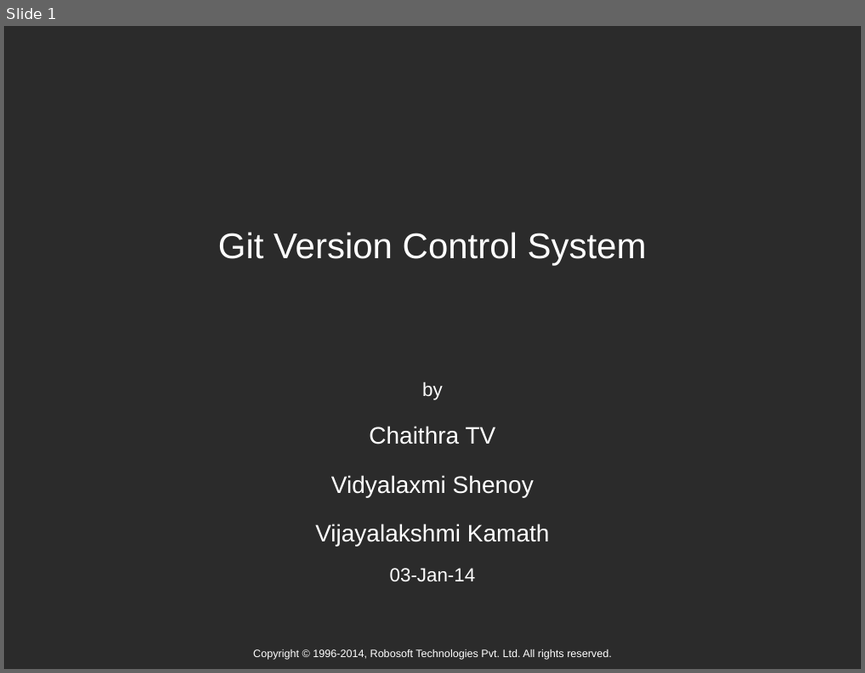
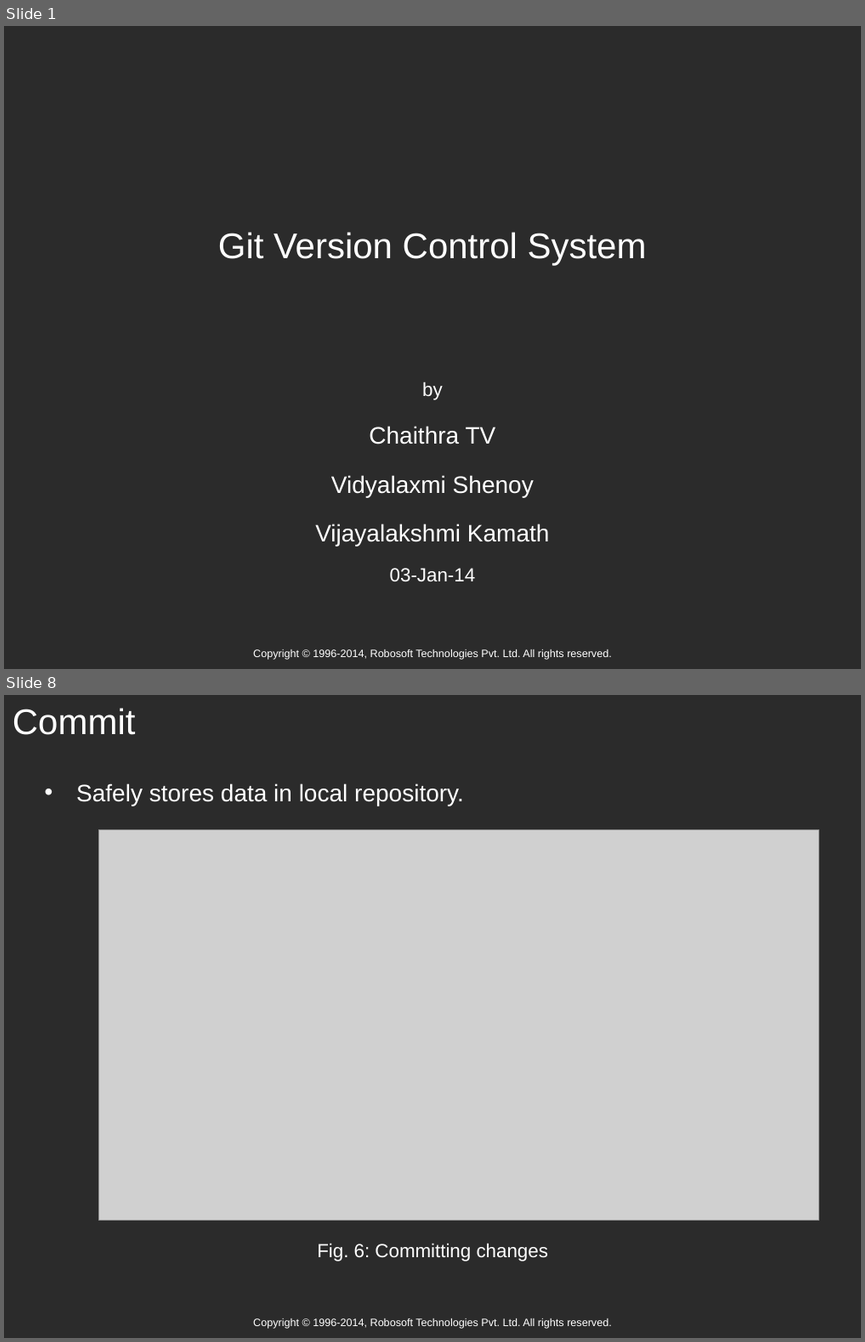
Before and after one commit to vidyalaxmi/GitPresentation, a slide deck: Subject (Limited).ppt. Shown one above the other, each under a label of ours: slide 1 before the commit, slides 1 and 8 after it; the slides between them are not shown. The pictures are 865x673 and 865x1342 pixels, drawn with LibreOffice and Linux fonts; fonts in the diff are those of the drawing; grey boxes stand for pictures; background and template pictures are left out; a plain dark background stands for a picture behind light text. Boxes give left, top, right and bottom in pixels: in the first picture for what was removed or moved away, otherwise in the second. Text is boxed around its words. In the diff, an @@ line names an element or a change of style, - is before the commit and + after.

```diff
--- a/Subject (Limited).ppt
+++ b/Subject (Limited).ppt
@@ slide 8 added at [4, 695, 861, 1338], background picture (left out); not listed: 1 template element that a slide beside it also shows @@
@@ title added at [12, 708, 136, 735], 30 pt, text #FFFFFF @@
+Commit
@@ text added at [76, 783, 464, 805], 20 pt, text #FFFFFF @@
+• Safely stores data in local repository.
@@ picture added at [98, 829, 819, 1219] @@
@@ text added at [317, 1242, 548, 1261], 16 pt, text #FFFFFF @@
+Fig. 6: Committing changes
```
Also in this commit, not shown: 8 other slides added, 3 other files.
